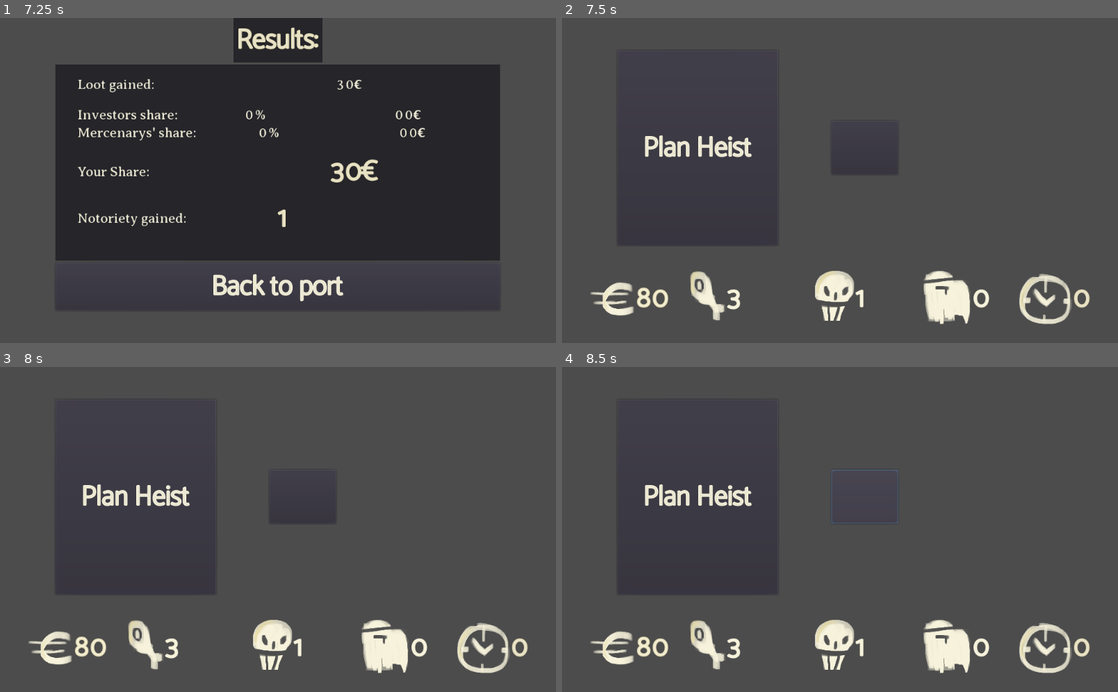
Above: before the commit, frames 1-4 (two rows, left to right).
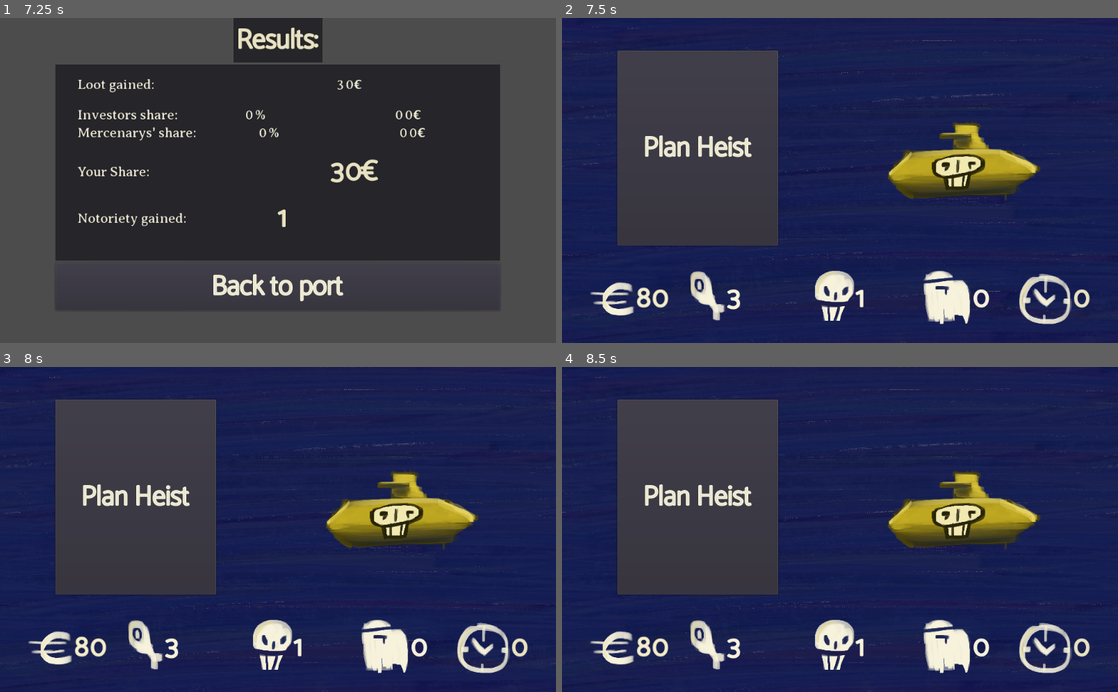
Above: after the commit, the same moments.

Repository: maksutheam/Bird-rates
Game: Godot game, scene res://Sea.tscn
The game is run twice, just before and just after one commit, with the same random seed, the same clock (stepped at 60 frames per second) and the same inputs. This scene is started directly instead of the project's main scene. The engine's default icon, where the game draws it, is replaced by a stand-in: a white triangle on a blue panel in a dark square.
Inputs (mouse positions are in pixels of both pictures, inside the frame that each line leads up to):
- Up to frame 1 (7.25 s): click "Don't show the tutorial again" at 0.5 s; click "Don't show the tutorial again" at 1.25 s; click "Don't show the tutorial again" at 2 s; click "OK" at 2.75 s; click "Fight" at 3.5 s; click "Demand a ransom from the owner" at 4.25 s; click "Make offer (+1 day)" at 5 s; click "Back" at 5.75 s; click "Steal the loot and get out" at 6.5 s
- Up to frame 2 (7.5 s): click "Back to port" at 7.25 s
- Up to frame 3 (8 s): no input
- Up to frame 4 (8.5 s): click (862, 497) at 8.02 s

Frame 1 is identical in both runs. In frame 2, 79% of the frame differs, in the area x 0-100%, y 0-100%; in frame 3, 79%; in frame 4, 79%.

Commit message:
korjattu bugi yms

Diff:
--- a/Ocean/Main.tscn
+++ b/Ocean/Main.tscn
@@ -7,6 +7,9 @@
 [ext_resource path="res://Fishing.tscn" type="PackedScene" id=5]
 [ext_resource path="res://Big_UI.tres" type="DynamicFont" id=6]
 [ext_resource path="res://TutorialDialog.tscn" type="PackedScene" id=7]
+[ext_resource path="res://SeaBG.gd" type="Script" id=8]
+[ext_resource path="res://Art/TitleScreen/Meri.PNG" type="Texture" id=9]
+[ext_resource path="res://Art/Boats/SubSmall.PNG" type="Texture" id=10]
 
 [node name="Port" type="Node2D"]
 script = ExtResource( 1 )
@@ -68,12 +71,6 @@
 theme = ExtResource( 2 )
 text = "Next Day"
 
-[node name="mummo" type="Button" parent="UI/PortHUD"]
-margin_left = 496.0
-margin_top = 190.0
-margin_right = 619.0
-margin_bottom = 289.0
-
 [node name="TutorialDialog" parent="UI" instance=ExtResource( 7 )]
 margin_left = 172.0
 margin_top = 62.0
@@ -95,5 +92,19 @@
 
 Day - How many days have passed since you started."
 
+[node name="ParallaxBackground" type="ParallaxBackground" parent="."]
+script = ExtResource( 8 )
+
+[node name="ParallaxLayer" type="ParallaxLayer" parent="ParallaxBackground"]
+motion_mirroring = Vector2( 1024, 0 )
+
+[node name="Sprite" type="Sprite" parent="ParallaxBackground/ParallaxLayer"]
+texture = ExtResource( 9 )
+centered = false
+
+[node name="Sprite" type="Sprite" parent="."]
+position = Vector2( 740, 262 )
+texture = ExtResource( 10 )
+
 [connection signal="pressed" from="UI/PortHUD/Buttons/FishButton" to="." method="_on_FishButton_pressed"]
 [connection signal="pressed" from="UI/PortHUD/Buttons/HeistButton" to="." method="_on_HeistButton_pressed"]
--- a/Ocean/MainMenu.tscn
+++ b/Ocean/MainMenu.tscn
@@ -1,8 +1,12 @@
-[gd_scene load_steps=4 format=2]
+[gd_scene load_steps=8 format=2]
 
 [ext_resource path="res://MainMenu.gd" type="Script" id=1]
 [ext_resource path="res://Big_UI.tres" type="DynamicFont" id=2]
 [ext_resource path="res://Medium_UI.tres" type="DynamicFont" id=3]
+[ext_resource path="res://Art/TitleScreen/Meri.PNG" type="Texture" id=4]
+[ext_resource path="res://SeaBG.gd" type="Script" id=5]
+[ext_resource path="res://Art/TitleScreen/Logo.PNG" type="Texture" id=6]
+[ext_resource path="res://Art/Boats/SubSmall.PNG" type="Texture" id=7]
 
 [node name="MainMenu" type="Node2D"]
 script = ExtResource( 1 )
@@ -38,15 +42,22 @@
 "_edit_use_anchors_": false
 }
 
-[node name="RichTextLabel" type="RichTextLabel" parent="CanvasLayer"]
-margin_left = 336.0
-margin_top = 231.0
-margin_right = 849.0
-margin_bottom = 365.0
-custom_fonts/normal_font = ExtResource( 2 )
-text = "Bird-rates"
-__meta__ = {
-"_edit_use_anchors_": false
-}
+[node name="ParallaxBackground" type="ParallaxBackground" parent="CanvasLayer"]
+script = ExtResource( 5 )
+
+[node name="ParallaxLayer" type="ParallaxLayer" parent="CanvasLayer/ParallaxBackground"]
+motion_mirroring = Vector2( 1024, 0 )
+
+[node name="Sprite" type="Sprite" parent="CanvasLayer/ParallaxBackground/ParallaxLayer"]
+texture = ExtResource( 4 )
+centered = false
+
+[node name="Sprite" type="Sprite" parent="CanvasLayer"]
+position = Vector2( 830, 360 )
+texture = ExtResource( 7 )
+
+[node name="Sprite2" type="Sprite" parent="CanvasLayer"]
+position = Vector2( 496, 159 )
+texture = ExtResource( 6 )
 
 [connection signal="pressed" from="CanvasLayer/Control/Button" to="." method="_on_Button_pressed"]
--- a/Ocean/Negotiation.gd
+++ b/Ocean/Negotiation.gd
@@ -114,12 +114,8 @@
 			dialog.text = "How much to leave us alone?"
 			portrait.texture = palkkasoturi
 		2:#Hostage
-			if global.one_food_left:
-				offer_button.disabled = true
-				accept_button.disabled = true
-			else:
-				offer_button.disabled = false
-				accept_button.disabled = true
+			offer_button.disabled = false
+			accept_button.disabled = true
 			budget.visible = true
 			share.visible = false
 			back_button.visible = true
@@ -159,7 +155,8 @@
 		offer_button.disabled = true
 		accept_button.disabled = true
 	elif current_state == 1:
-		global.loot_gained = (global.crnt_target_danger / player_offer_percent)
+		global.loot_gained = (global.crnt_target_danger / player_offer_percent) + 1
+		print_debug(global.crnt_target_danger / player_offer_percent)
 		print_debug(global.loot_gained)
 		emit_signal("go_to_results")
 	elif current_state == 2:
--- a/Ocean/Sea.tscn
+++ b/Ocean/Sea.tscn
@@ -286,6 +286,7 @@
 Negotiate - You can try to just ask for a portion of the loot in exchance for leaving them alone. Don't make too many bad offers or they'll run out of patience!"
 
 [connection signal="go_back" from="SeaUI/Negotiation" to="SeaUI" method="_on_Negotiation_go_back"]
+[connection signal="go_to_results" from="SeaUI/Negotiation" to="SeaUI" method="_on_Negotiation_go_to_results"]
 [connection signal="pressed" from="SeaUI/BattleWonScreen/Loot" to="SeaUI" method="_on_Loot_pressed"]
 [connection signal="pressed" from="SeaUI/BattleWonScreen/Ransom" to="SeaUI" method="_on_Ransom_pressed"]
 [connection signal="battle_lost" from="SeaUI/BattleScreen" to="SeaUI" method="_on_BattleScreen_battle_lost"]
--- a/Ocean/SeaUI.gd
+++ b/Ocean/SeaUI.gd
@@ -53,3 +53,7 @@
 func _on_BattleScreen_battle_lost():
 	global.lose_reason = "You died!"
 	global.lose()
+
+
+func _on_Negotiation_go_to_results():
+	get_tree().change_scene("res://ResultsScreen.tscn")
Binary file added: Ocean/Art/TitleScreen/Logo.PNG
Not shown, added: Ocean/Art/TitleScreen/Logo.PNG.import
Binary file added: Ocean/Art/TitleScreen/Meri.PNG
Not shown, added: Ocean/Art/TitleScreen/Meri.PNG.import
Binary file added: Ocean/Art/TitleScreen/Tausta.PNG
Not shown, added: Ocean/Art/TitleScreen/Tausta.PNG.import
Not shown: 1 places in Ocean/Main.tscn that only renumber resources
